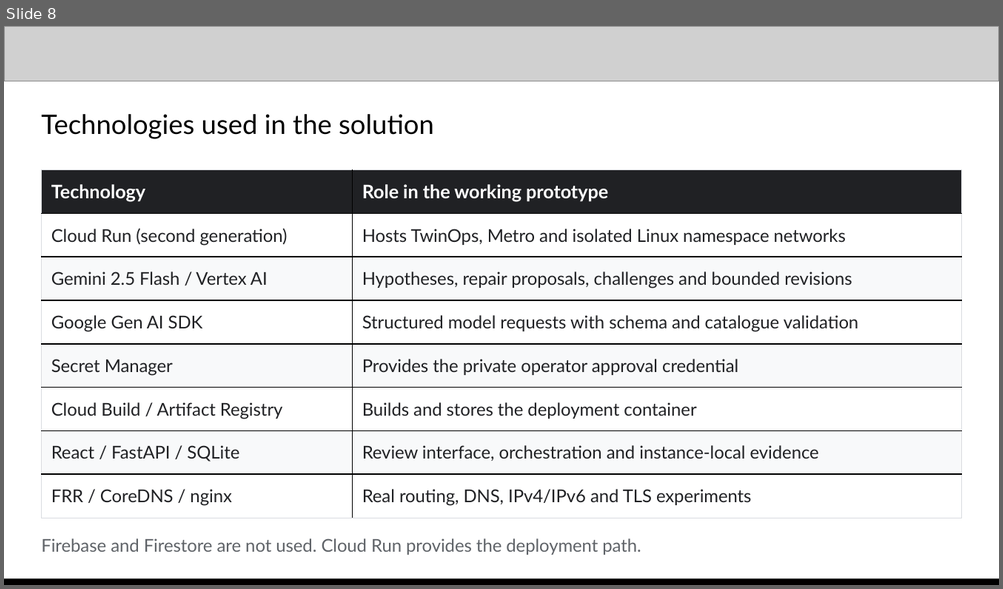
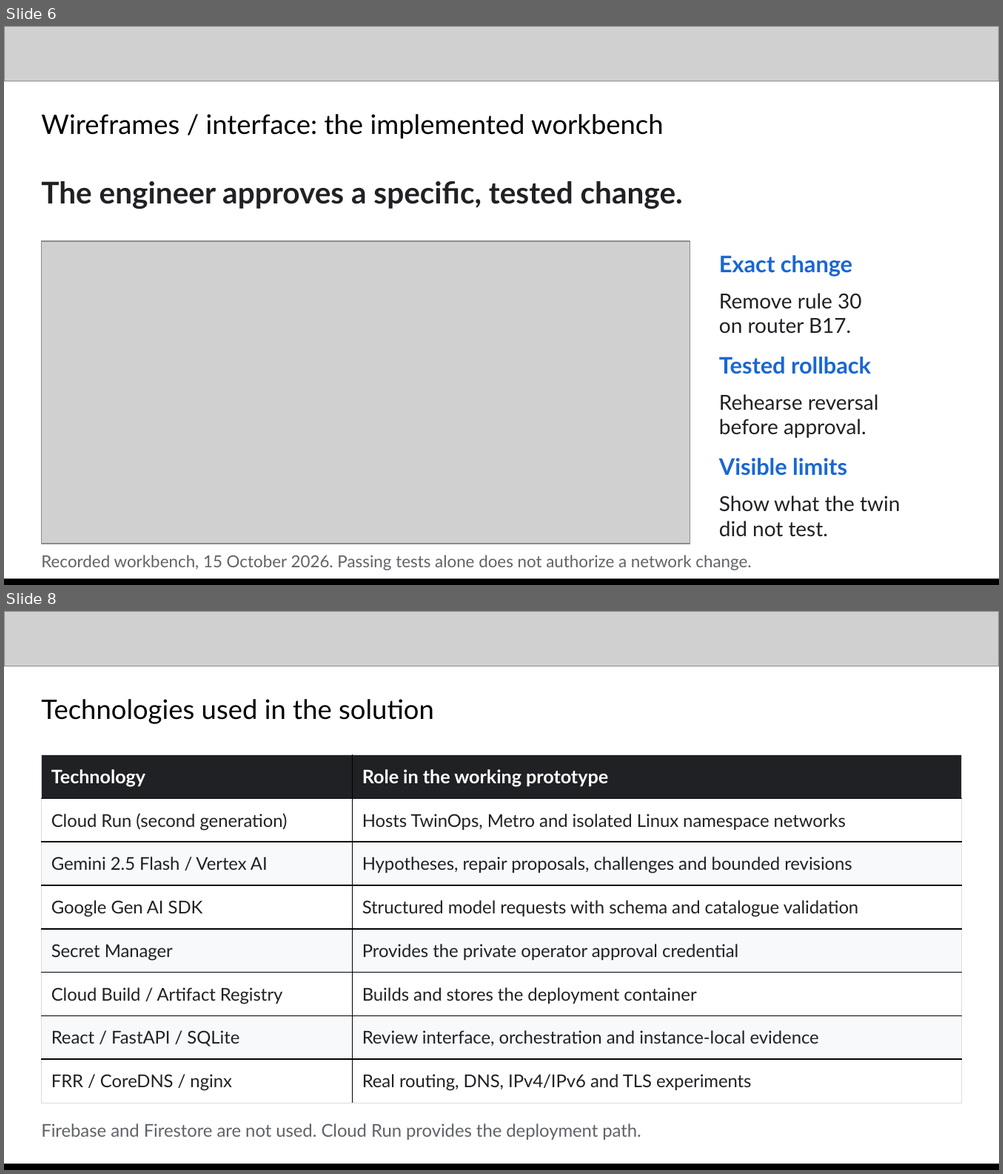
Before and after one commit to prabhakarcs786/twinops, a slide deck: docs/TwinOps_Deck.pptx. Shown one above the other, each under a label of ours: slide 8 before the commit, slides 6 and 8 after it; the slides between them are not shown. The pictures are 1003x589 and 1003x1174 pixels, drawn with LibreOffice and Linux fonts; fonts in the diff are those of the drawing; grey boxes stand for pictures. Boxes give left, top, right and bottom in pixels: in the first picture for what was removed or moved away, otherwise in the second. Text is boxed around its words. In the diff, an @@ line names an element or a change of style, - is before the commit and + after.

Commit message:
Make the submission deck explain the complete TwinOps workflow

```diff
--- a/docs/TwinOps_Deck.pptx
+++ b/docs/TwinOps_Deck.pptx
@@ slide 6 added at [4, 26, 999, 585], background #FFFFFF @@
@@ picture added at [4, 26, 999, 81] @@
@@ text added at [41, 114, 663, 139], 19.5 pt, text #000000 @@
+Wireframes / interface: the implemented workbench
@@ text added at [41, 181, 683, 210], 21.8 pt, text #202124, bold @@
+The engineer approves a specific, tested change.
@@ picture added at [42, 242, 690, 544] @@
@@ text added at [719, 255, 852, 277], 16.5 pt, text #1967D2, bold @@
+Exact change
@@ text added at [719, 293, 861, 334], 15 pt, text #202124 @@
+Remove rule 30
+on router B17.
@@ text added at [719, 357, 871, 375], 16.5 pt, text #1967D2, bold @@
+Tested rollback
@@ text added at [719, 395, 879, 438], 15 pt, text #202124 @@
+Rehearse reversal
+before approval.
@@ text added at [719, 458, 847, 476], 16.5 pt, text #1967D2, bold @@
+Visible limits
@@ text added at [719, 496, 899, 537], 15 pt, text #202124 @@
+Show what the twin
+did not test.
@@ text added at [41, 555, 751, 571], 12 pt, text #5F6368 @@
+Recorded workbench, 15 October 2026. Passing tests alone does not authorize a network change.
@@ picture added at [4, 579, 999, 585] @@
@@ rectangle added at [4, 579, 999, 585], fill #000000 @@
```
Also in this commit, not shown: 4 slides changed, 4 other slides added, 5 slides removed, 25 other files.
